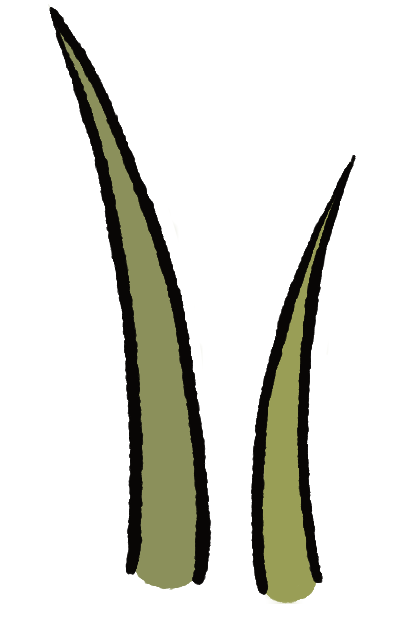
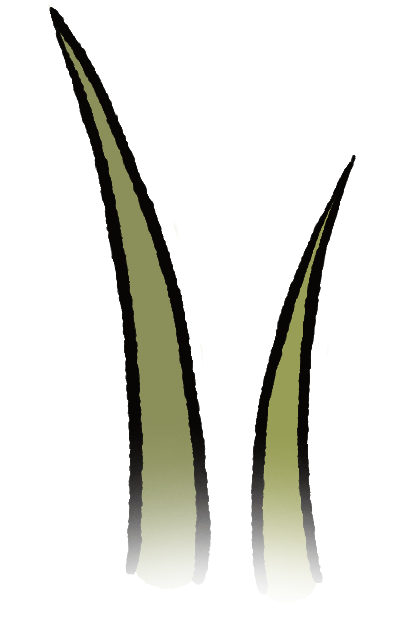
Revision of a layered 420px x 622px image; what changed, layer by layer:
pixels changed over [125, 428, 323, 604] (layer not identified)
